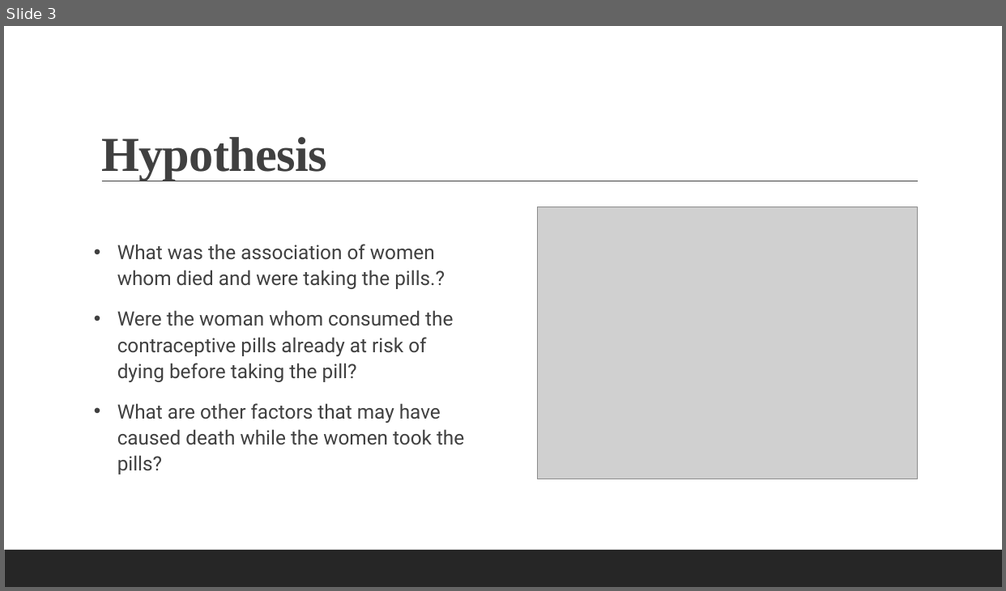
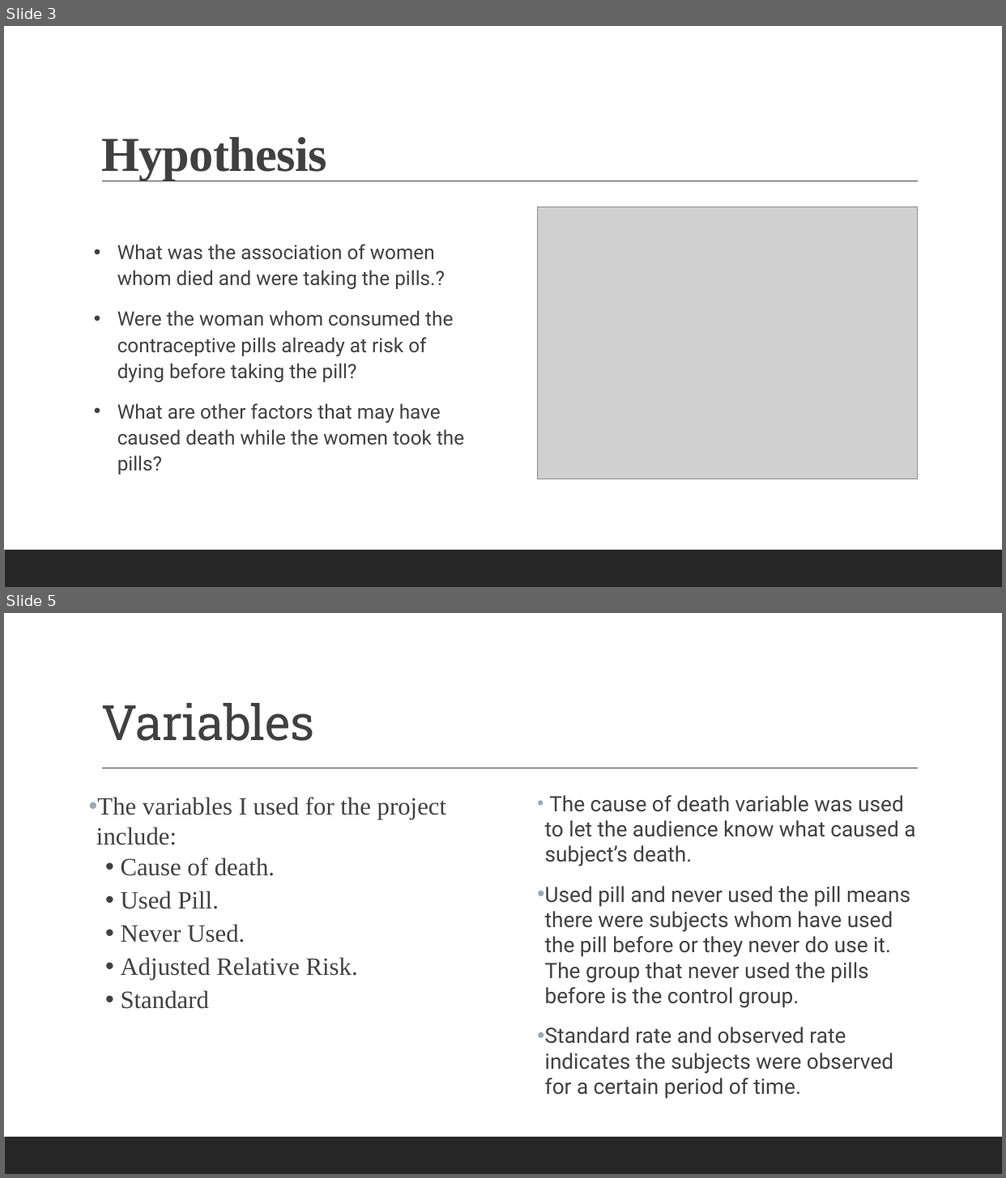
Before and after one commit to Ambitious12019/L.-Ash-Data-Scientist-Portfolio, a slide deck: Ash. LaChandra_DSC530_Final Project.pptx. Shown one above the other, each under a label of ours: slide 3 before the commit, slides 3 and 5 after it; the slides between them are not shown. The pictures are 1006x591 and 1006x1178 pixels, drawn with LibreOffice and Linux fonts; fonts in the diff are those of the drawing; grey boxes stand for pictures. Boxes give left, top, right and bottom in pixels: in the first picture for what was removed or moved away, otherwise in the second. Text is boxed around its words. In the diff, an @@ line names an element or a change of style, - is before the commit and + after.

Commit message:
Final Project

```diff
--- a/Ash. LaChandra_DSC530_Final Project.pptx
+++ b/Ash. LaChandra_DSC530_Final Project.pptx
@@ slide 5 added at [4,613,1002,1174], background #FFFFFF; not listed: 2 template elements that a slide beside it also shows @@
@@ title added at [101,703,314,741], 47 pt, text #404040 @@
+Variables
@@ text added at [96,797,446,1009], 24.1 pt, text #404040 @@
+• The variables I used for the project include:
+  • Cause of death.
+  • Used Pill.
+  • Never Used.
+  • Adjusted Relative Risk.
+  • Standard
@@ text added at [545,795,915,1099], 20.4 pt, text #404040 @@
+• The cause of death variable was used to let the audience know what caused a subject’s death.
+• Used pill and never used the pill means there were subjects whom have used the pill before or they never do use it. The group that never used the pills before is the control group.
+• Standard rate and observed rate indicates the subjects were observed for a certain period of time.
```
Also in this commit, not shown: 6 slides changed, 3 other slides added, 1 other file.
